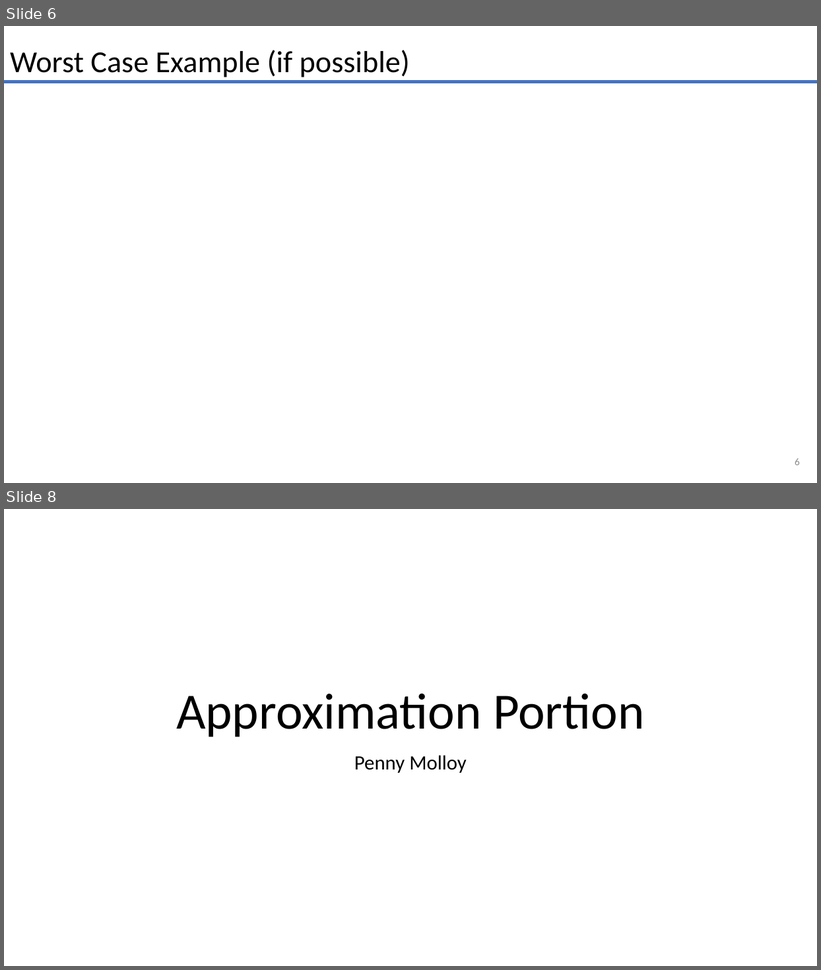
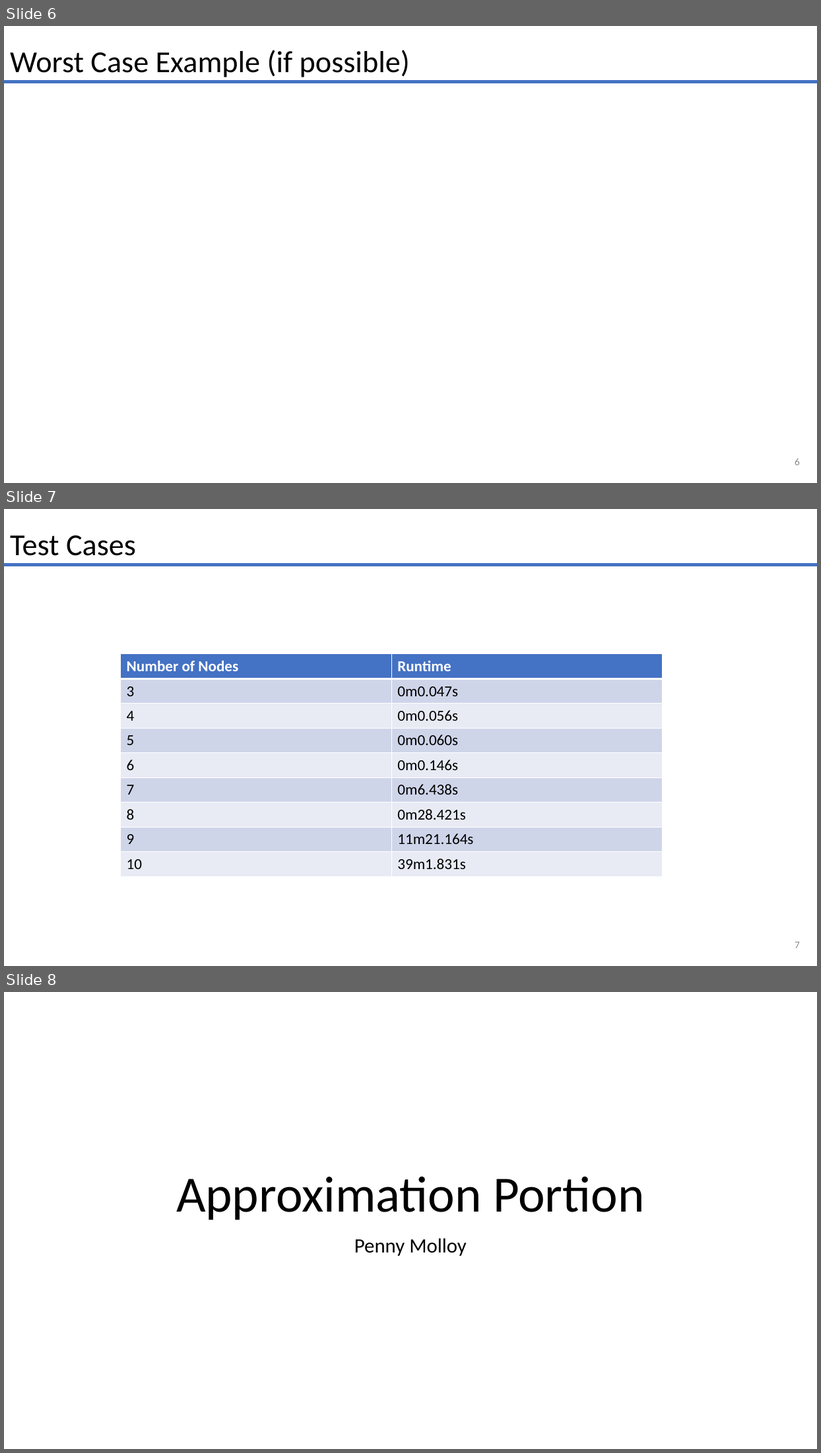
Before and after one commit to smit36jm/CS412-NP_COMPLETE, a slide deck: presentations/problem_presentation.pptx. Shown one above the other, each under a label of ours: slides 6 and 8 before the commit, slides 6, 7 and 8 after it; the slides between them are not shown. The pictures are 821x970 and 821x1453 pixels, drawn with LibreOffice and Linux fonts; fonts in the diff are those of the drawing. Boxes give left, top, right and bottom in pixels: in the first picture for what was removed or moved away, otherwise in the second. Text is boxed around its words. In the diff, an @@ line names an element or a change of style, - is before the commit and + after.

```diff
--- a/presentations/problem_presentation.pptx
+++ b/presentations/problem_presentation.pptx
@@ slide 7 added at bbox=[4, 509, 817, 966], background #FFFFFF @@
@@ text added at bbox=[10, 535, 136, 556], 36 pt, text #000000 @@
+Test Cases
@@ line added from (4, 565) to (817, 565), #4472C4 3.75 pt @@
@@ table added at bbox=[121, 654, 662, 877], 9 rows, 2 columns @@
+Number of Nodes | Runtime
+3 | 0m0.047s
+4 | 0m0.056s
+5 | 0m0.060s
+6 | 0m0.146s
+7 | 0m6.438s
+8 | 0m28.421s
+9 | 11m21.164s
+10 | 39m1.831s
@@ page number added at bbox=[795, 942, 800, 949], 12 pt, text #8C8C8C @@
+7
```
Also in this commit, not shown: 4 slides changed, 1 slide removed.
